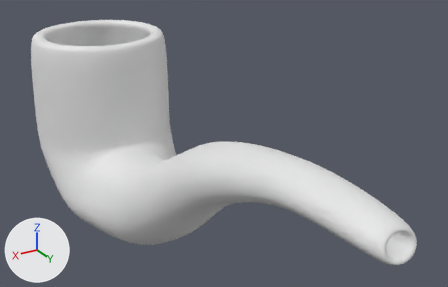
One commit to the Blender file unsmokable.blend: the scene before it, then after it.
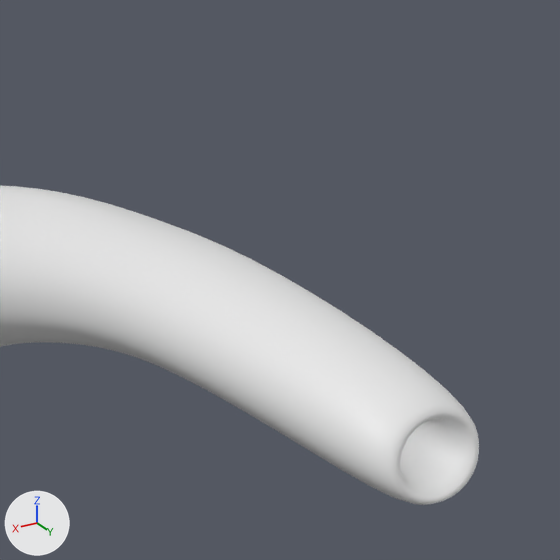
Each version is shown whole from a 50 mm camera at (3.38, 10.35, 2.77) aimed at (-0.62, 3.69, -0.56), then close up on the part from 52% to 100% of the width and 24% to 100% of the height. The lights are fixed; the arrows at lower left show +X, +Y and +Z.

Names of what the first close-up shows: 'handle'.
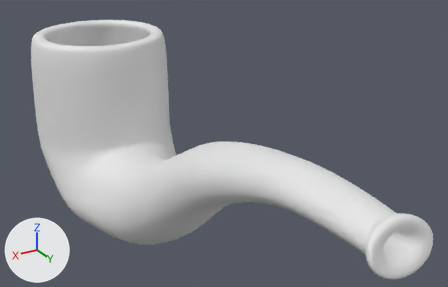
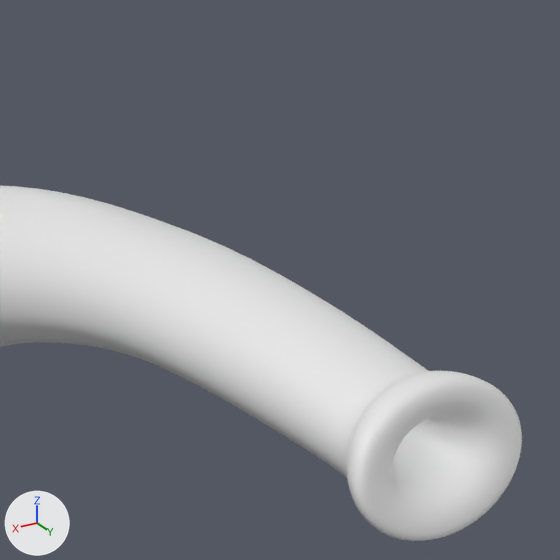
What differs and where, as boxes [x1, y1, x2, y2] in the close-ups (560 x 560 px):
'handle', reshaped
    before: [0, 186, 479, 505]
    after: [0, 186, 522, 541]
part 1 of me_circle, built on
    before: [265, 325, 479, 505]
    after: [261, 323, 522, 541]

The change in detail:
me_circle is used by ob_handle; location (0.0, 0.233, -0.012).
me_circle had 1312 vertices, 1312 faces and spanned x -1.13..1.13, y -0.6..7.3, z -2.81..0.48.
me_circle now has 1408 vertices, 1408 faces and spans x -1.13..1.13, y -0.6..7.33, z -2.81..0.48.
Part 1, on me_circle:
36 faces are deleted.
7 vertices in x 0.09..0.13, y 7.21..7.26, z 0.01..0.14 move by (0.02, 0.0, 0.0).
7 vertices in x -0.13..-0.09, y 7.21..7.26, z 0.01..0.14 move by (-0.02, 0.0, 0.0).
6 vertices in x 0.12..0.22, y 7.18..7.29, z -0.06..0.21 move by (0.02, -0.09, 0.0).
6 vertices in x -0.22..-0.12, y 7.18..7.29, z -0.06..0.21 move by (-0.02, -0.09, 0.0).
4 vertices in x 0.05..0.07, y 7.2..7.27, z -0.01..0.16 move by (0.01, 0.0, 0.0).
4 vertices in x -0.07..-0.05, y 7.2..7.27, z -0.01..0.16 move by (-0.01, 0.0, 0.0).
24 vertices move from x -0.22..0.22, y 7.17..7.3, z -0.09..0.24 to x -0.24..0.24, y 7.08..7.33, z -0.12..0.28.
96 vertices are added at x -0.37..0.37, y 7.04..7.33, z -0.16..0.32.
132 new faces join them.
